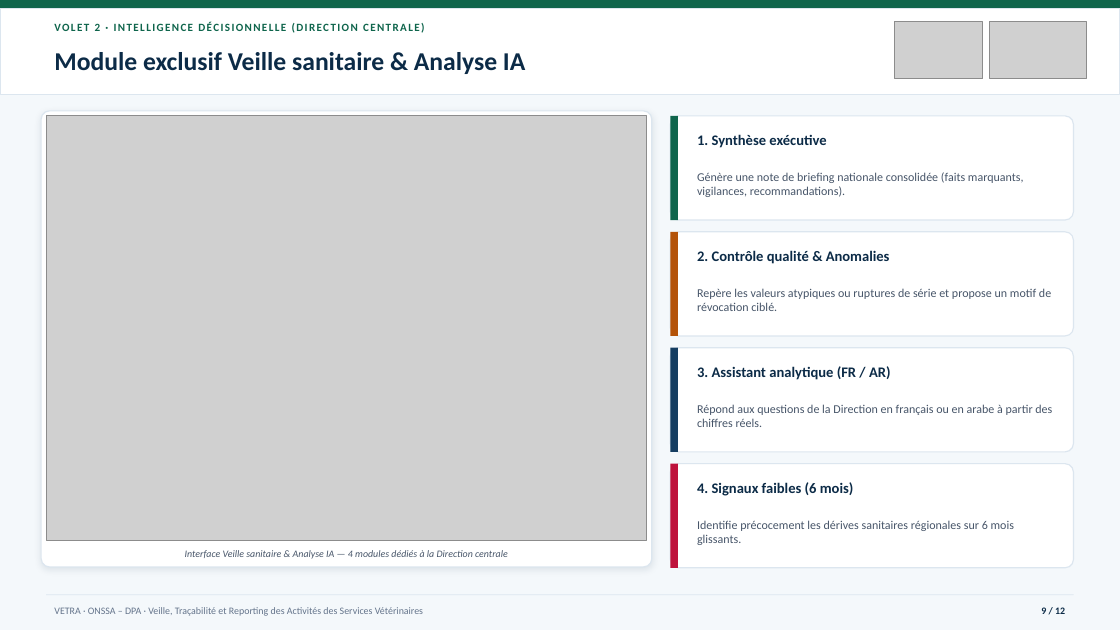
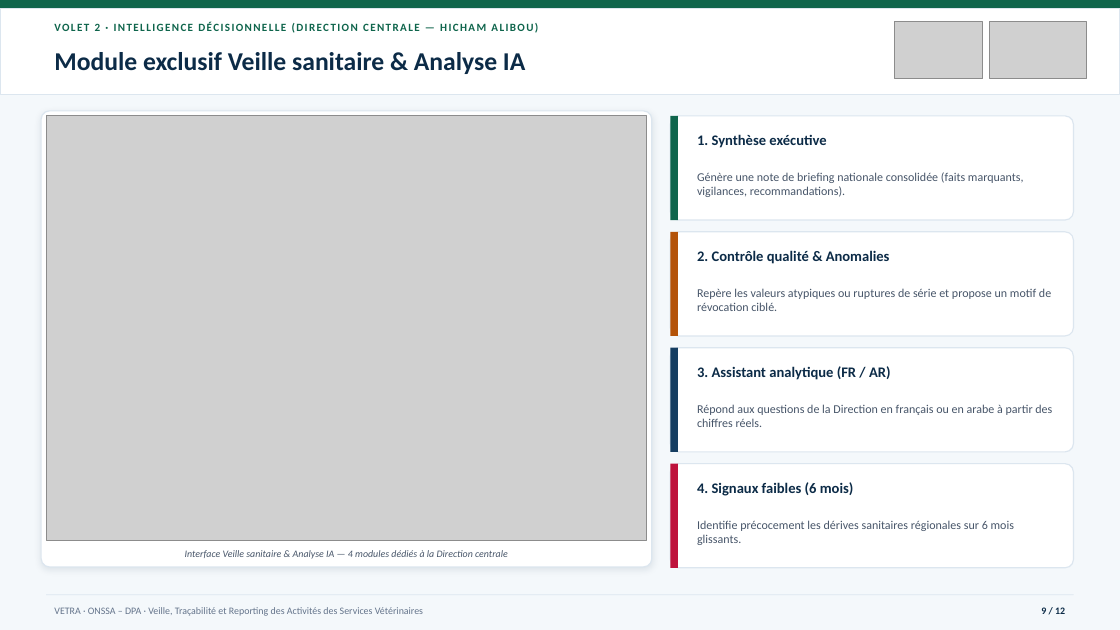
Before and after one commit to redouaneettaib/VETRA, a slide deck: slide 9 of public/tutoriel/Presentation_VETRA_ONSSA_DPA.pptx. Drawn at 1120x630 pixels with LibreOffice and Linux fonts; fonts in the diff are those of the drawing; grey boxes stand for pictures. Boxes give left, top, right and bottom in pixels: in the first picture for what was removed or moved away, otherwise in the second. Text is boxed around its words. In the diff, an @@ line names an element or a change of style, - is before the commit and + after.

```diff
--- a/public/tutoriel/Presentation_VETRA_ONSSA_DPA.pptx
+++ b/public/tutoriel/Presentation_VETRA_ONSSA_DPA.pptx
@@ text at <box>54,22,538,33</box>: text changed @@
-VOLET 2 · INTELLIGENCE DÉCISIONNELLE (DIRECTION CENTRALE)
+VOLET 2 · INTELLIGENCE DÉCISIONNELLE (DIRECTION CENTRALE — HICHAM ALIBOU)
```
Also in this commit, not shown: 4 other slides changed, 5 other files.
